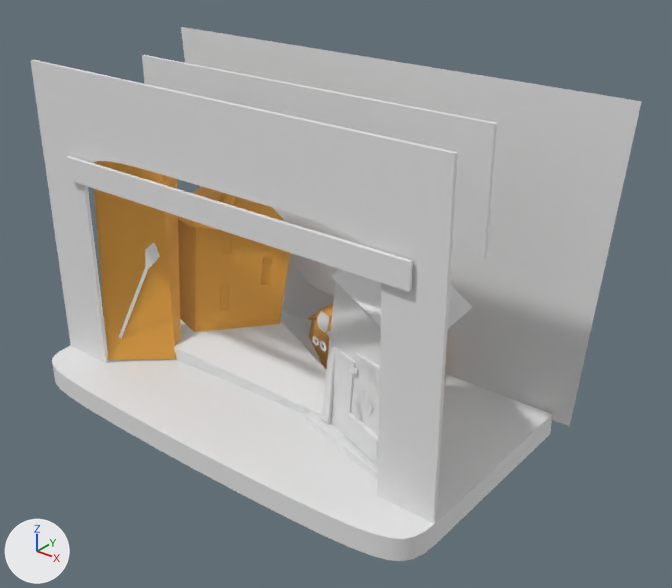
One commit to the FBX model Assets/Sharon test/Substance 1/nishfey perez.fbx: the scene before it, then after it.
Both versions are drawn from a camera (50 mm lens) standing at (13.72, -14.49, 8.47) and looking at (2.08, 0.05, -0.55). Lighting does not change. The marker at lower left points along +X, +Y and +Z. Where no turn or scale is listed for an object, it has been applied to the vertices.
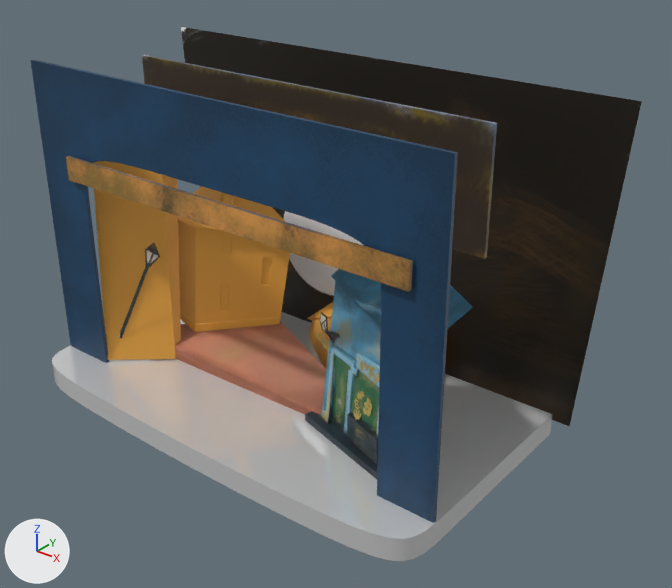
Where the newer file only moved an object's origin or applied its transform, the numbers keep the older frame.

The edits, one by one:
Picture 'sharon mackuet2_blue house_AlbedoTransparency.png' (img_sharon_mackuet2_blue_house_albedotransparency_png) is new.
Picture 'sharon mackuet2_Misc_AlbedoTransparency.png' (img_sharon_mackuet2_misc_albedotransparency_png) is new.
In material 'Misc' (mat_misc), base_color is no longer (0.8, 0.8, 0.8), white #e7e7e7.
In material 'Misc' (mat_misc), texture is now set to img_sharon_mackuet2_misc_albedotransparency_png.
In material 'blue house' (mat_blue_house), base_color is no longer (0.8, 0.8, 0.8), white #e7e7e7.
In material 'blue house' (mat_blue_house), texture is now set to img_sharon_mackuet2_blue_house_albedotransparency_png.
Material 'Wood Floor Dark Walnut' (mat_wood_floor_dark_walnut) is new.
Its base color is (0.8, 0.8, 0.8) (white #e7e7e7).
Its metallic is 0.4.
Its roughness is 0.0.
me_plane is used by ob_plane; location (0.73, -0.03, -3.54).
me_plane had 183 vertices, 316 faces and spanned x -5.63..5.63, y -3.41..2.65, z -0.27..0.27.
me_plane no longer uses material mat_wood_floor (white #e7e7e7).
me_plane now has 183 vertices, 184 faces and spans x -5.63..5.63, y -3.41..2.65, z -0.27..0.27.
Part 1, on me_plane:
264 faces are deleted.
132 new faces join them.
me_plane now uses material mat_wood_floor_dark_walnut (white #e7e7e7).

Location of each change, [x1, y1, x2, y2] in pixels of the pictures (672 x 588 px):
'Plane.016', surface changed (grey to blue): [30, 60, 458, 523] in both
'Background', surface changed (grey to black): [181, 27, 642, 426] in both
'Plane.015', surface changed (grey to brown): [142, 55, 497, 259] in both
'Plane.001', surface changed (grey to blue): [305, 269, 472, 479] in both
'Plane.017', surface changed (grey to brown): [66, 156, 413, 292] in both
'Plane.003', surface changed (white to brown): [174, 321, 326, 415] in both
'Plane.008', surface changed: [119, 243, 160, 339] in both
part 1 of me_plane, cut back: [52, 312, 553, 561] in both
